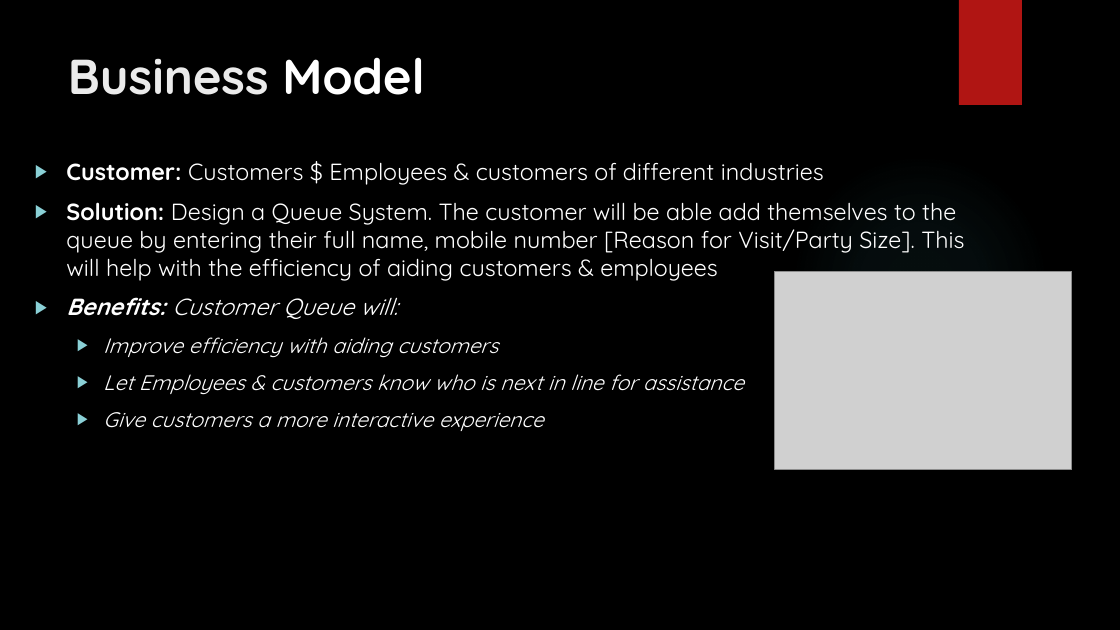
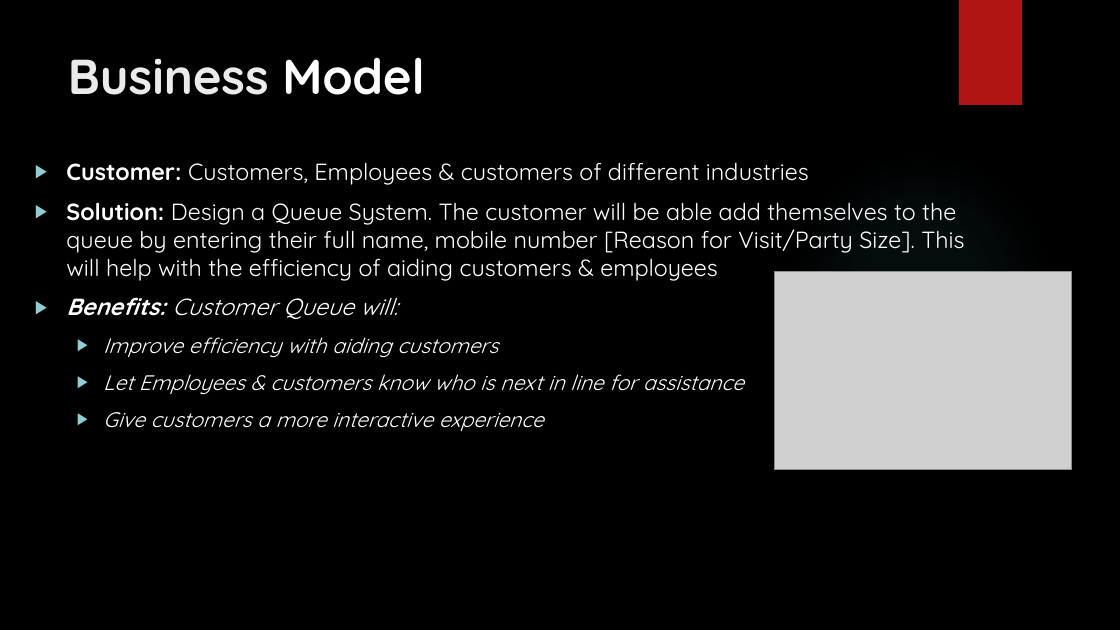
Before and after one commit to Khechoyan-Yuri/SWEII-Final, a slide deck: slide 2 of CustomerQueue.pptx. Drawn at 1120x630 pixels with LibreOffice and Linux fonts; fonts in the diff are those of the drawing; grey boxes stand for pictures; background and template pictures are left out. Boxes give left, top, right and bottom in pixels: in the first picture for what was removed or moved away, otherwise in the second. Text is boxed around its words. In the diff, an @@ line names an element or a change of style, - is before the commit and + after.

Commit message:
Made minor change to PPT & exported PDF

```diff
--- a/CustomerQueue.pptx
+++ b/CustomerQueue.pptx
@@ text at bbox=[66, 162, 809, 185]: text changed @@
-▶ Customer: Customers $ Employees & customers of different industries
+▶ Customer: Customers, Employees & customers of different industries
```
Also in this commit, not shown: 1 other file.
